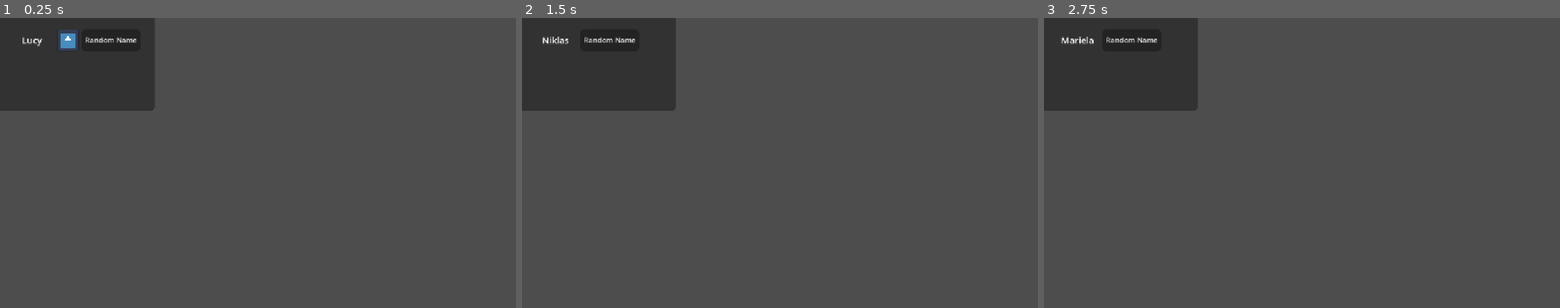
Above: before the commit, frames 1-3 (left to right).
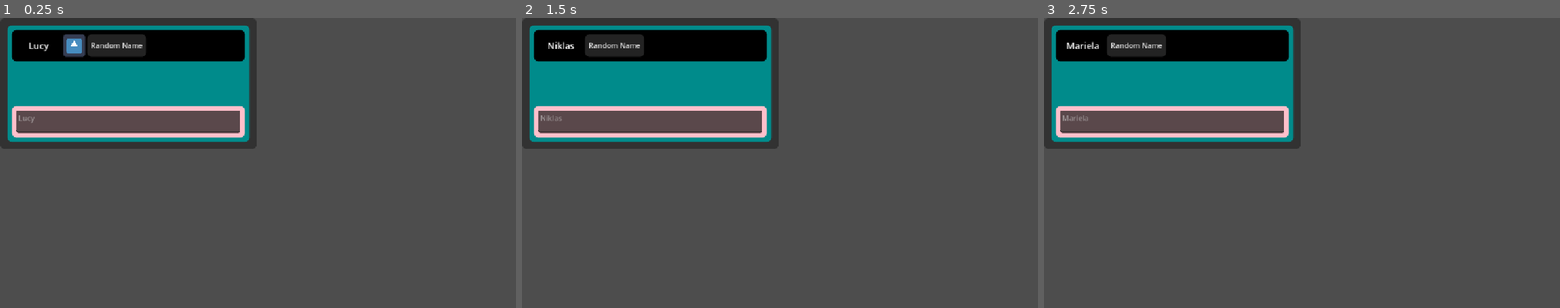
Above: after the commit, the same moments.

Repository: ElvisVilla/GDScriptUI
Game: Godot game, scene res://examples/ViewExample.tscn
Same seed, same stepped clock (60 frames per second), same inputs: the game is played once before the commit and once after it. Before the commit the project has no main scene; this scene is started directly in both runs. The engine's default icon, where the game draws it, is replaced by a stand-in: a white triangle on a blue panel in a dark square.
Inputs:
- Up to frame 1 (0.25 s): no input
- Up to frame 2 (1.5 s): click "Random Name" at 0.5 s; click "Random Name" at 1.25 s
- Up to frame 3 (2.75 s): click "Random Name" at 2 s

The runs differ from the first frame. In frame 1, 17% of the frame differs, in the area x 0-50%, y 0-46%; in frame 2, 18%; in frame 3, 18%.

Commit message:
Implements background modifier SwiftUI like

Diff:
--- a/examples/ViewExample.tscn
+++ b/examples/ViewExample.tscn
@@ -11,8 +11,6 @@
 anchor_bottom = 0.316
 offset_right = -7.14401
 offset_bottom = -5.76801
-grow_horizontal = 2
-grow_vertical = 2
 theme = ExtResource("1_kca8q")
 script = ExtResource("2_byw35")
 content = NodePath("PersonView")
@@ -23,13 +21,3 @@
 [node name="PersonView" type="Node" parent="."]
 script = ExtResource("4_1niml")
 metadata/_custom_type_script = "uid://ctsft43wsgj5f"
-
-[node name="Control" type="Control" parent="."]
-visible = false
-layout_mode = 2
-
-[node name="Button" type="Button" parent="Control"]
-layout_mode = 0
-offset_right = 8.0
-offset_bottom = 8.0
-text = "Press Me"
--- a/framework/builders/BaseBuilder.gd
+++ b/framework/builders/BaseBuilder.gd
@@ -3,7 +3,9 @@
 
 var _content_node: Control # The actual control being built (Button, Label, etc.)
 var _margin_node: MarginContainer # Optional margin wrapper
+var _panel_node: PanelContainer # Optional panel background wrapper
 var _use_margin: bool = false # Flag to determine if we're using margin
+var _use_panel: bool = false # Flag to determine if we're using panel background
 
 func _init():
     pass
@@ -20,9 +22,37 @@
         else:
             _margin_node.add_child(_content_node)
 
+# Creates and configures the panel container if needed
+func _setup_panel_if_needed():
+    if _use_panel and not _panel_node:
+        _panel_node = PanelContainer.new()
+
+        # If we already have a margin, place the panel outside the margin
+        if _use_margin and _margin_node:
+            if _margin_node.get_parent():
+                var parent = _margin_node.get_parent()
+                parent.remove_child(_margin_node)
+                parent.add_child(_panel_node)
+                _panel_node.add_child(_margin_node)
+            else:
+                _panel_node.add_child(_margin_node)
+        # Otherwise, place the panel directly around the content
+        elif _content_node.get_parent():
+            var parent = _content_node.get_parent()
+            parent.remove_child(_content_node)
+            parent.add_child(_panel_node)
+            _panel_node.add_child(_content_node)
+        else:
+            _panel_node.add_child(_content_node)
+
 ## Gets the node that should be added to the parent
 func _get_parent_node() -> Control:
-    return _margin_node if _use_margin else _content_node
+    if _use_panel:
+        return _panel_node
+    elif _use_margin:
+        return _margin_node
+    else:
+        return _content_node
 
 # Toggle margin container usage
 func _with_margin(enable: bool = true) -> BaseBuilder:
@@ -50,6 +80,8 @@
     _content_node.name = value
     if _use_margin and _margin_node:
         _margin_node.name = value + " Container"
+    if _use_panel and _panel_node:
+        _panel_node.name = value + " Panel"
     return self
 
 # Focus control
@@ -92,6 +124,25 @@
     return self
 
 
+# Customize panel background color
+func background(color: Color, corner_radius: int = 0) -> BaseBuilder:
+    if not _use_panel:
+        _use_panel = true
+        _setup_panel_if_needed()
+
+    var style = StyleBoxFlat.new()
+    style.bg_color = color
+    #corner_radius
+    style.corner_radius_top_left = corner_radius
+    style.corner_radius_top_right = corner_radius
+    style.corner_radius_bottom_left = corner_radius
+    style.corner_radius_bottom_right = corner_radius
+    _panel_node.add_theme_stylebox_override("panel", style)
+
+
+    return self
+
+#TODO: Test frame modifier for each control View
 func frame(width: int = -1, height: int = -1, expand_h: bool = false,
         expand_v: bool = false, fill_ratio: float = 1.0) -> BaseBuilder:
     if width >= 0 and height >= 0:
--- a/framework/builders/elements/ButtonBuilder.gd
+++ b/framework/builders/elements/ButtonBuilder.gd
@@ -24,10 +24,10 @@
 	_content_node.mouse_entered.connect(callback)
 	return self
 
-func background(color: Color) -> ButtonBuilder:
-	button_style_box.bg_color = color
-	_content_node.add_theme_stylebox_override("normal", button_style_box)
-	return self
+# func background(color: Color) -> ButtonBuilder:
+# 	button_style_box.bg_color = color
+# 	_content_node.add_theme_stylebox_override("normal", button_style_box)
+# 	return self
 
 func corner_radius(radius: int) -> ButtonBuilder:
 	button_style_box.set("corner_radius_top_left", radius)
--- a/framework/builders/elements/LabelBuilder.gd
+++ b/framework/builders/elements/LabelBuilder.gd
@@ -15,8 +15,8 @@
 	_content_node.text = value
 	return self
 
-func fontSize(size: int) -> LabelBuilder:
-	_content_node.add_theme_font_size_override("font_size", size)
+func fontSize(font_size: int) -> LabelBuilder:
+	_content_node.add_theme_font_size_override("font_size", font_size)
 	return self
 
 func align(horizontal: int = HORIZONTAL_ALIGNMENT_LEFT, vertical: int = VERTICAL_ALIGNMENT_CENTER) -> LabelBuilder:
--- a/framework/core/View.gd
+++ b/framework/core/View.gd
@@ -52,6 +52,9 @@
 func Label(text: String = "") -> LabelBuilder:
 	return LabelBuilder.new(text)
 
+func TextEdit(text: String, place_holder: String) -> TextEditBuilder:
+	return TextEditBuilder.new(text, place_holder)
+
 
 # Custom enums that mirror TextureRect's enums for better readability
 enum ExpandMode {
--- a/framework/themes/UITheme.tres
+++ b/framework/themes/UITheme.tres
@@ -12,15 +12,15 @@
 expand_margin_bottom = 8.0
 
 [sub_resource type="StyleBoxFlat" id="StyleBoxFlat_2yar2"]
+content_margin_left = 8.0
+content_margin_top = 8.0
+content_margin_right = 8.0
+content_margin_bottom = 8.0
 bg_color = Color(0.196078, 0.196078, 0.196078, 1)
 corner_radius_top_left = 10
 corner_radius_top_right = 10
 corner_radius_bottom_right = 10
 corner_radius_bottom_left = 10
-expand_margin_left = 8.0
-expand_margin_top = 8.0
-expand_margin_right = 8.0
-expand_margin_bottom = 8.0
 
 [resource]
 Button/styles/normal = SubResource("StyleBoxFlat_b45lt")
--- a/framework/views/PersonView.gd
+++ b/framework/views/PersonView.gd
@@ -14,20 +14,40 @@
 
 func _ready() -> void:
 	body = [
-		HBox("Person container", [
 
-			Label(person_name)
-				.frame(100, 50).align(1).fontSize(20), # ',' defines the end of the component
+		VBox("", [
+			HBox("Person container", [
 
-			Image("res://icon.svg")
-				.expand_mode(ExpandMode.IGNORE_SIZE)
-				.frame(50, 50) # We can define our own size
-				.visible(person_name == "Lucy"),
+				Label(person_name)
+					.frame(100, 50, true, false)
+					.align(1)
+					.fontSize(20),
 
-			Button("Random Name")
-				.onPressed(func(): person_name = names.pick_random())
-				.padding()
-				# .corner_radius(10)
+				Image("res://icon.svg")
+					.expand_mode(ExpandMode.IGNORE_SIZE)
+					.frame(50, 50)
+					.visible(person_name == "Lucy"),
+
+				Button("Random Name")
+					.onPressed(func(): person_name = names.pick_random())
+					.padding()
+					.onHover(func(): print("hovering on random name button"))
+
+			])
+			.spacing(4)
+			.padding(10)
+			.background(Color.BLACK, 10)
+			.padding(10),
+
+			TextEdit(person_name if person_name != "" else "Enter your name", "Enter your name")
+				.frame(500, 50)
+				.padding(10)
+				.textColor(Color.DARK_CYAN)
+				.editable(false)
+				.background(Color.PINK, 10)
+				.padding(10),
 		])
-		.spacing(5).padding(16)
+		.padding(10)
+		.background(Color.DARK_CYAN, 10)
+		.spacing(100)
 	]
--- a/project.godot
+++ b/project.godot
@@ -11,7 +11,7 @@
 [application]
 
 config/name="DeclarativeUI Example"
-run/main_scene="res://Tree-walk interpreter/TreeWalkInterpreter.tscn"
+run/main_scene="uid://38xdxhygy60f"
 config/features=PackedStringArray("4.4", "Forward Plus")
 config/icon="res://icon.svg"
 
